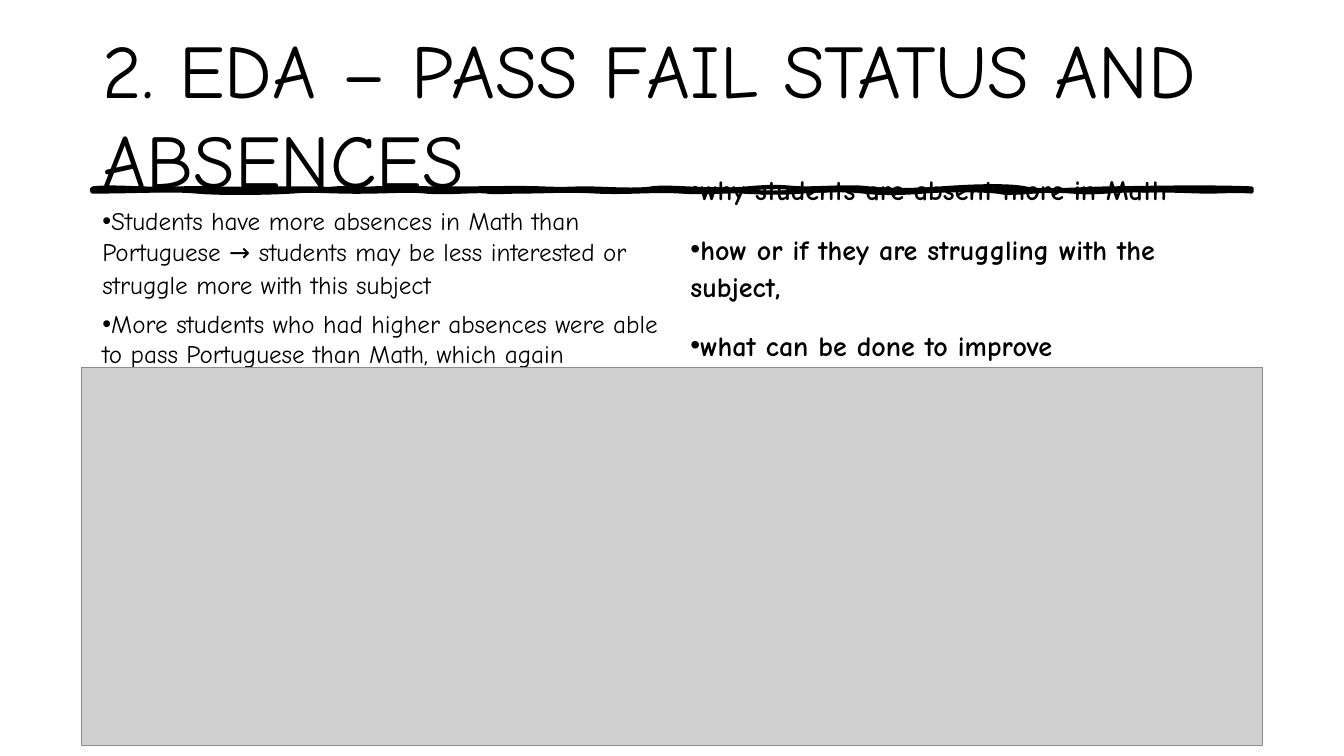
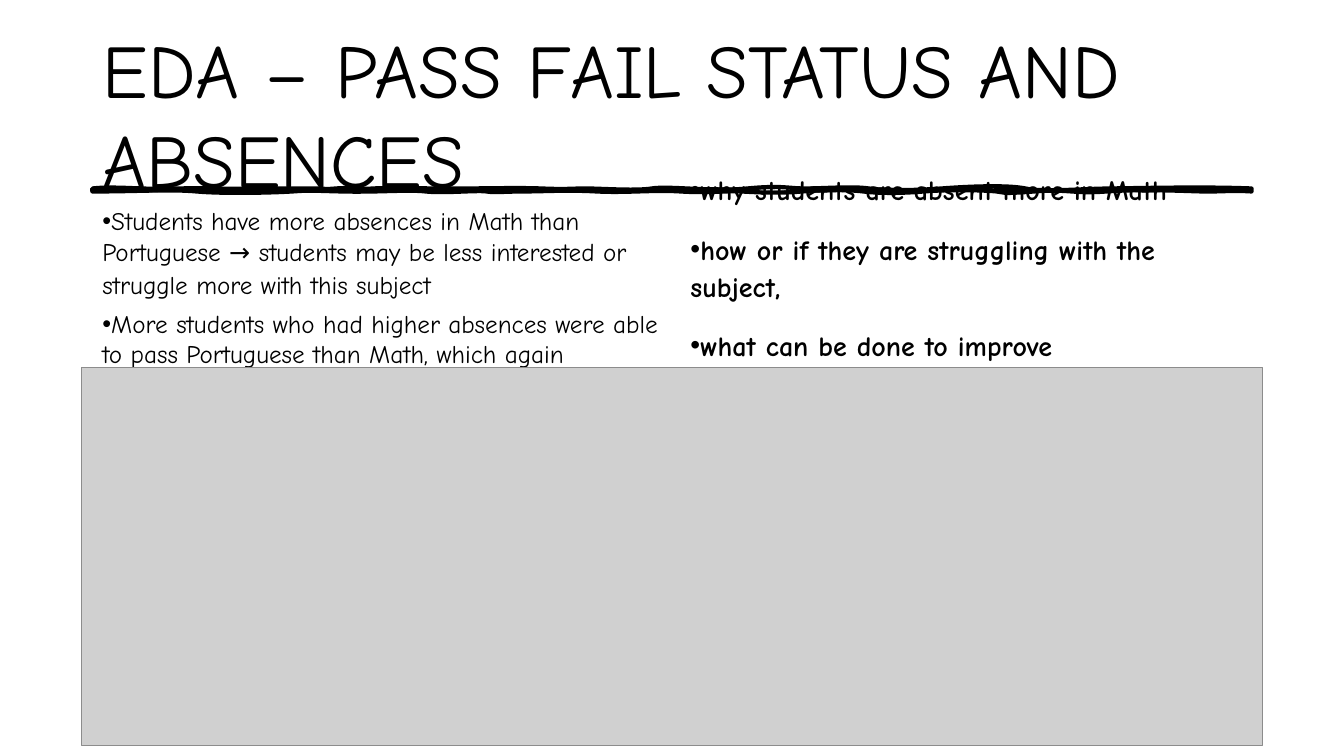
Before and after one commit to annieptba/data1030_project, a slide deck: slide 4 of reports/Final_Presentation_AnniePhan.pptx (slide 5 before the commit). Drawn at 1344x756 pixels with LibreOffice and Linux fonts; fonts in the diff are those of the drawing; grey boxes stand for pictures. Boxes give left, top, right and bottom in pixels: in the first picture for what was removed or moved away, otherwise in the second. Text is boxed around its words. In the diff, an @@ line names an element or a change of style, - is before the commit and + after.

```diff
--- a/reports/Final_Presentation_AnniePhan.pptx
+++ b/reports/Final_Presentation_AnniePhan.pptx
@@ title at bbox=[103, 46, 1119, 195]: text changed @@
-2. EDA – PASS FAIL STATUS AND ABSENCES
+EDA – PASS FAIL STATUS AND ABSENCES
```
Also in this commit, not shown: 12 other slides changed, 3 slides removed, 3 other files.
